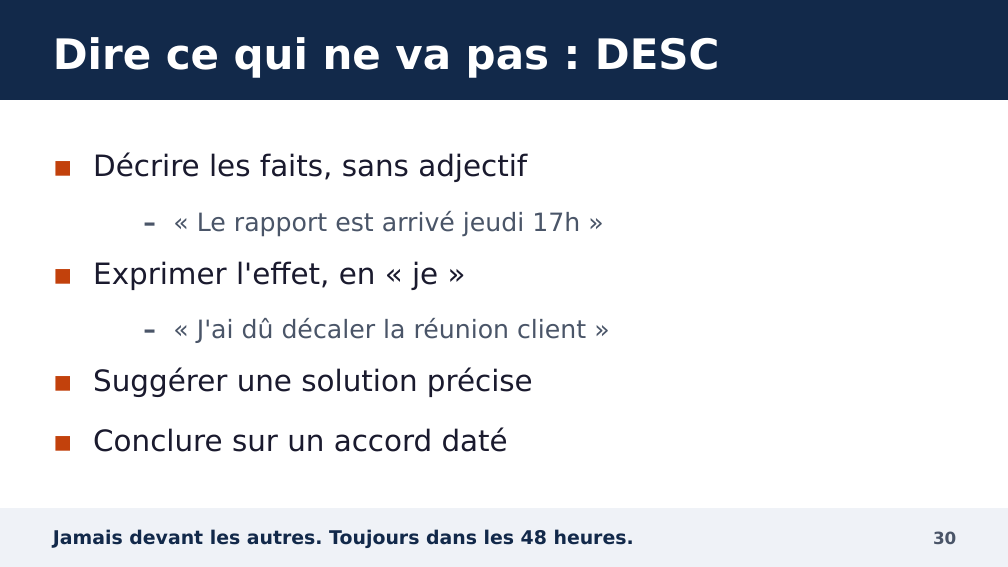
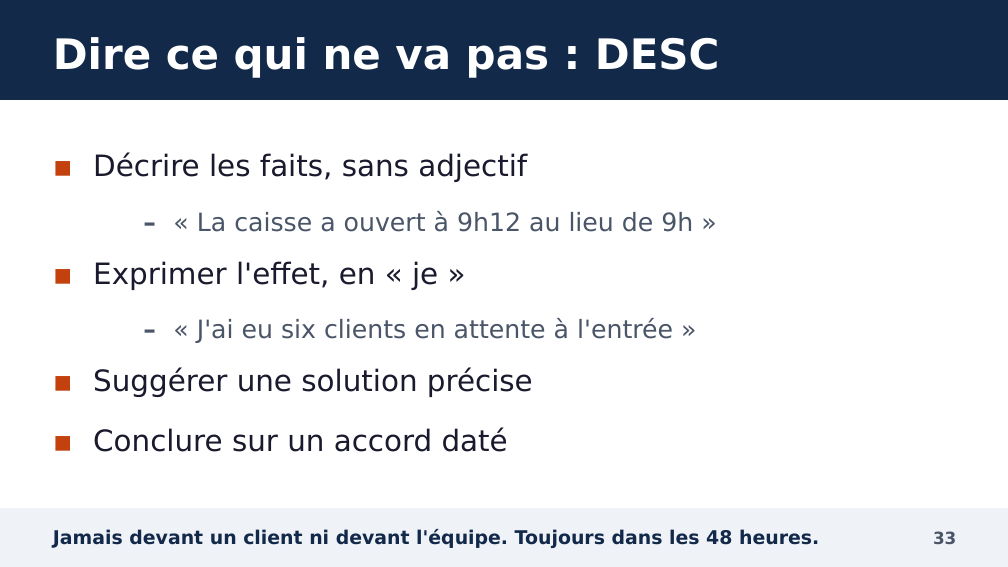
Before and after one commit to YebaYorel/Training, a slide deck: slide 33 of formation_GEM_manager_IA/01_diaporama/Diaporama_Manager_et_IA_GEM.pptx (slide 30 before the commit). Drawn at 1008x567 pixels with LibreOffice and Linux fonts; fonts in the diff are those of the drawing. Boxes give left, top, right and bottom in pixels: in the first picture for what was removed or moved away, otherwise in the second. Text is boxed around its words. In the diff, an @@ line names an element or a change of style, - is before the commit and + after.

```diff
--- a/formation_GEM_manager_IA/01_diaporama/Diaporama_Manager_et_IA_GEM.pptx
+++ b/formation_GEM_manager_IA/01_diaporama/Diaporama_Manager_et_IA_GEM.pptx
@@ text at [197, 211, 693, 232]: text changed @@
-  – « Le rapport est arrivé jeudi 17h »
+  – « La caisse a ouvert à 9h12 au lieu de 9h »
@@ text at [197, 318, 673, 343]: text changed @@
-  – « J'ai dû décaler la réunion client »
+  – « J'ai eu six clients en attente à l'entrée »
@@ text at [53, 529, 819, 548]: text changed @@
-Jamais devant les autres. Toujours dans les 48 heures.
+Jamais devant un client ni devant l'équipe. Toujours dans les 48 heures.
@@ text at [933, 531, 956, 544]: text changed @@
-30
+33
```
Also in this commit, not shown: 67 other slides changed, 5 slides added, 1 slide removed, 31 other files.
